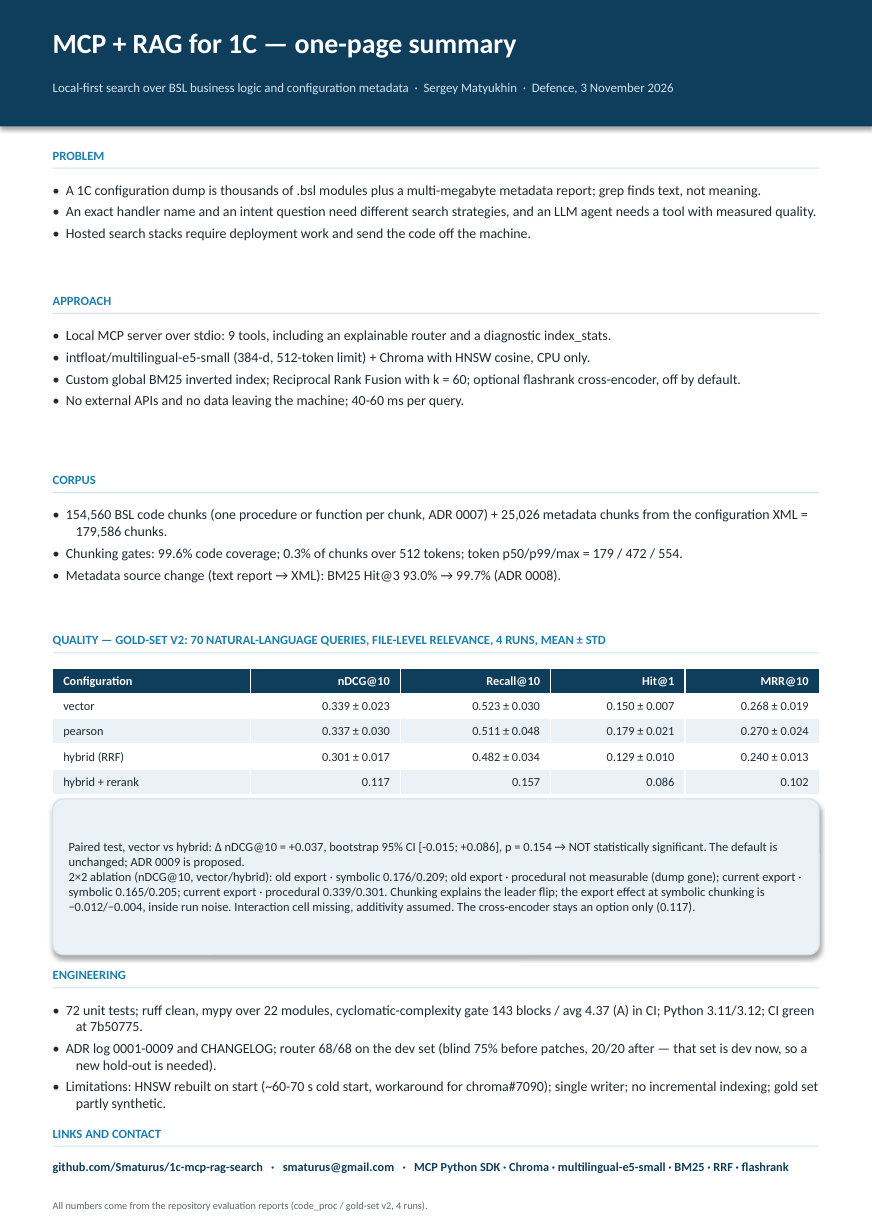
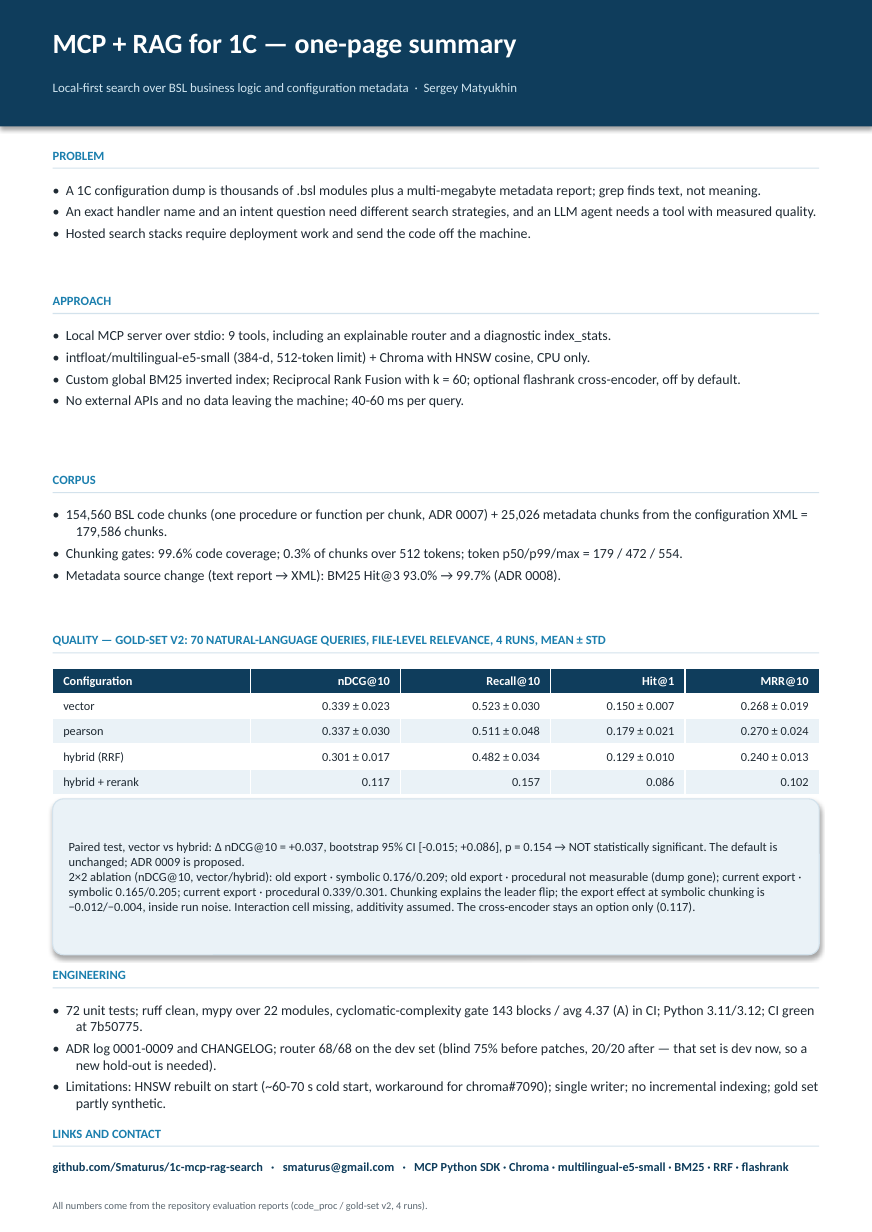
Before and after one commit to Smaturus/1c-mcp-rag-search, a slide deck: slide 1 of docs/presentation/en/one-pager-en.pptx. Drawn at 872x1232 pixels with LibreOffice and Linux fonts; fonts in the diff are those of the drawing. Boxes give left, top, right and bottom in pixels: in the first picture for what was removed or moved away, otherwise in the second. Text is boxed around its words. In the diff, an @@ line names an element or a change of style, - is before the commit and + after.

Commit message:
docs: neutral public wording; align deck tool count

```diff
--- a/docs/presentation/en/one-pager-en.pptx
+++ b/docs/presentation/en/one-pager-en.pptx
@@ text at bbox=[53, 83, 517, 94]: text changed @@
-Local-first search over BSL business logic and configuration metadata · Sergey Matyukhin · Defence, 3 November 2026
+Local-first search over BSL business logic and configuration metadata · Sergey Matyukhin
```
Also in this commit, not shown: 11 other files.
